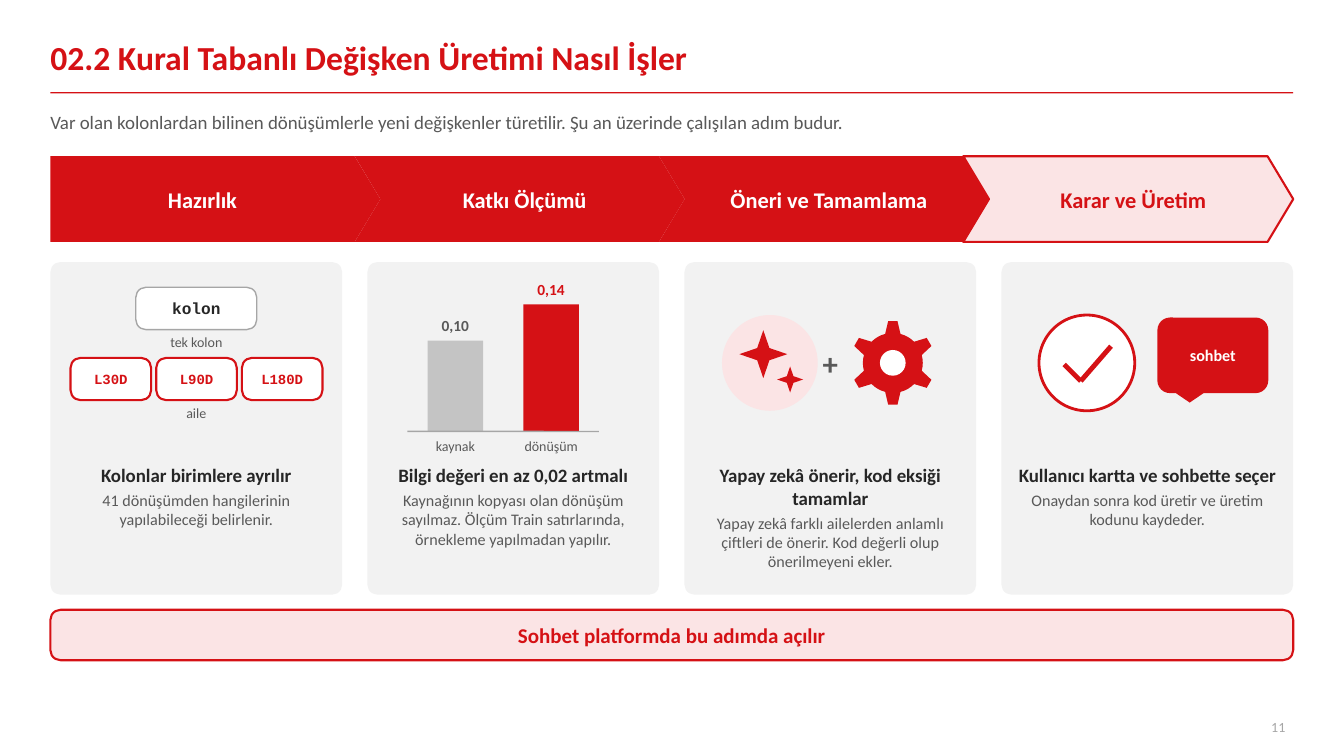
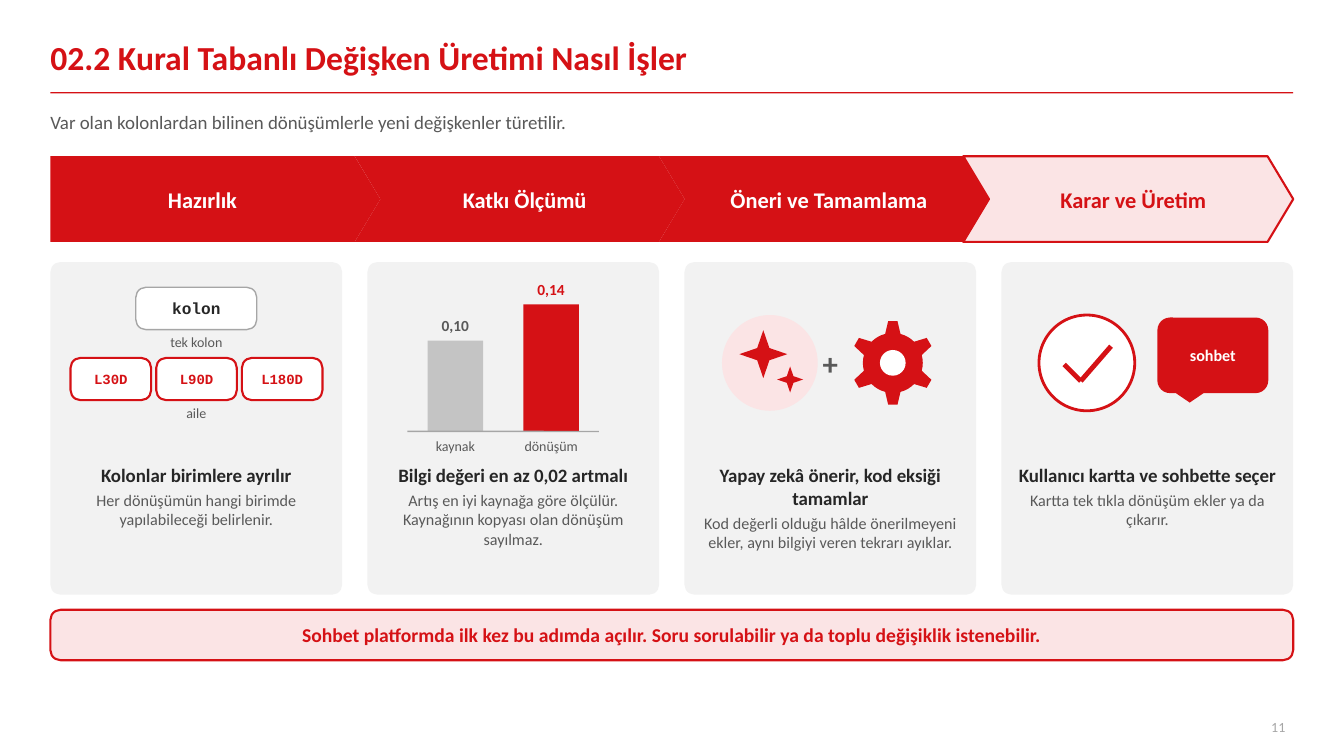
Before and after one commit to canmergen/amp, a slide deck: slide 11 of analitik_modelleme_platformu_GUNCEL/sunum/Platform_Sunum_Sade.pptx. Drawn at 1344x756 pixels with LibreOffice and Linux fonts; fonts in the diff are those of the drawing. Boxes give left, top, right and bottom in pixels: in the first picture for what was removed or moved away, otherwise in the second. Text is boxed around its words. In the diff, an @@ line names an element or a change of style, - is before the commit and + after.

```diff
--- a/analitik_modelleme_platformu_GUNCEL/sunum/Platform_Sunum_Sade.pptx
+++ b/analitik_modelleme_platformu_GUNCEL/sunum/Platform_Sunum_Sade.pptx
@@ text at <box>50,116,566,132</box>: text changed @@
-Var olan kolonlardan bilinen dönüşümlerle yeni değişkenler türetilir. Şu an üzerinde çalışılan adım budur.
+Var olan kolonlardan bilinen dönüşümlerle yeni değişkenler türetilir.
@@ text at <box>96,495,296,528</box>: text changed @@
-41 dönüşümden hangilerinin yapılabileceği belirlenir.
+Her dönüşümün hangi birimde yapılabileceği belirlenir.
@@ text at <box>403,495,624,548</box>: text changed @@
-Kaynağının kopyası olan dönüşüm sayılmaz. Ölçüm Train satırlarında, örnekleme yapılmadan yapılır.
+Artış en iyi kaynağa göre ölçülür. Kaynağının kopyası olan dönüşüm sayılmaz.
@@ text at <box>1030,495,1264,528</box>: text changed @@
-Onaydan sonra kod üretir ve üretim kodunu kaydeder.
+Kartta tek tıkla dönüşüm ekler ya da çıkarır.
@@ text at <box>704,518,956,551</box>: text changed @@
-Yapay zekâ farklı ailelerden anlamlı çiftleri de önerir. Kod değerli olup önerilmeyeni ekler.
+Kod değerli olduğu hâlde önerilmeyeni ekler, aynı bilgiyi veren tekrarı ayıklar.
@@ text at <box>302,628,1041,646</box>: text changed; size 15 to 14 pt @@
-Sohbet platformda bu adımda açılır
+Sohbet platformda ilk kez bu adımda açılır. Soru sorulabilir ya da toplu değişiklik istenebilir.
```
Also in this commit, not shown: 13 other slides changed, 1 other file.
